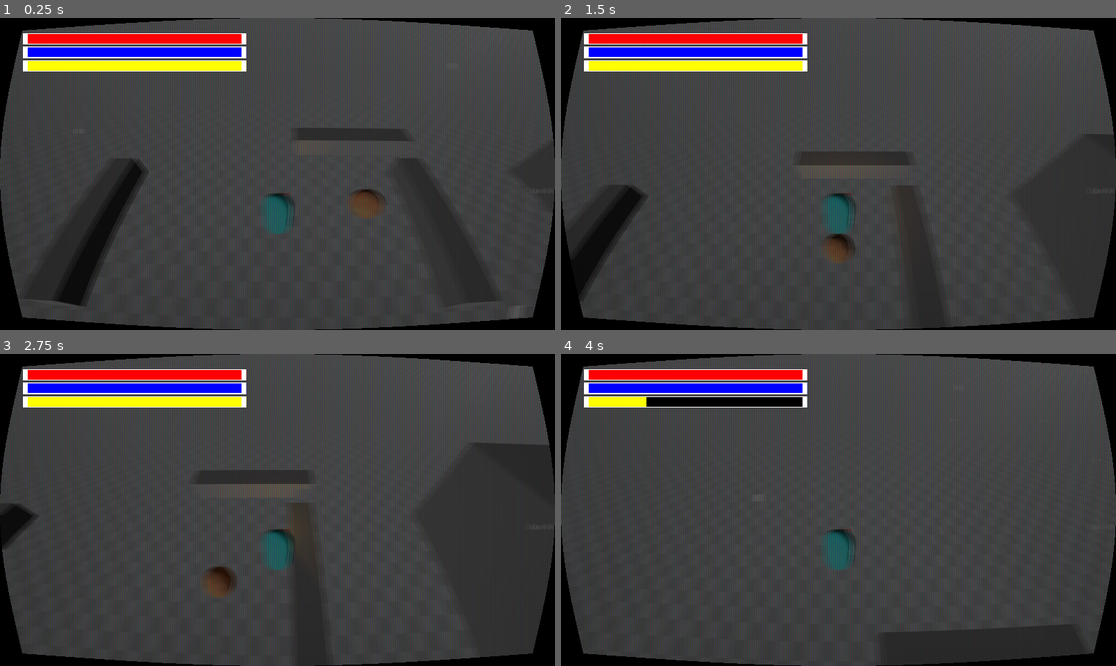
Above: before the commit, frames 1-4 (two rows, left to right).
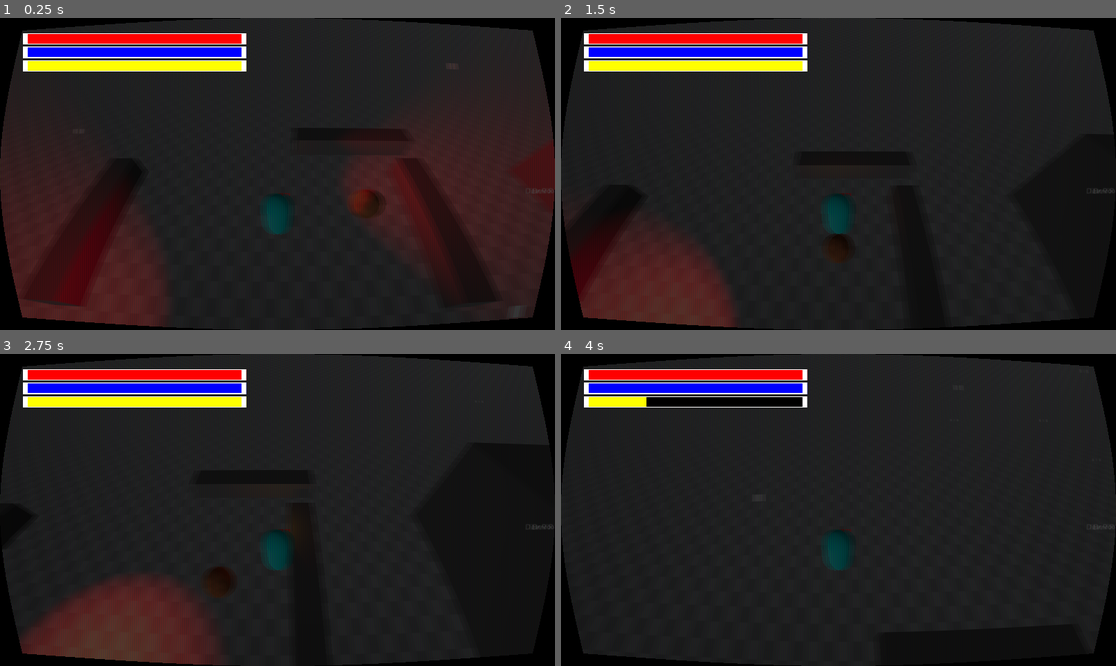
Above: after the commit, the same moments.

Repository: WoodShedGamesOfficial/GodotWildJam64
Game: Godot game, scene res://WildJam_64/LEVELS/Dev_room/JakesRoom/Dev_Room.tscn
Two runs of this game, one before a commit and one after it. Both use one fixed random seed, a clock stepped at 60 frames per second and the inputs below. This scene is started directly instead of the project's main scene.
Inputs (mouse positions are in pixels of both pictures, inside the frame that each line leads up to):
- Up to frame 1 (0.25 s): no input
- Up to frame 2 (1.5 s): move the mouse to (960, 158) at 0.52 s; hold Right (move_right) 0.53-1.28 s; tap Q (Cast) at 0.6 s; tap Space (jump) at 0.77 s; move the mouse to (727, 189) at 1.27 s; hold Down (move_down) from 1.28 s (still down); tap E (Interact) at 1.35 s
- Up to frame 3 (2.75 s): tap Space (jump) at 1.52 s; move the mouse to (333, 441) at 2.02 s; release Down (move_down) at 2.03 s; hold Right (move_right) from 2.03 s (still down); tap Ctrl (Toggle Sneak) at 2.1 s
- Up to frame 4 (4 s): move the mouse to (810, 572) at 2.77 s; release Right (move_right) at 2.78 s; hold Up (move_up) 2.78-3.53 s; tap Shift (Toggle Sprint) at 2.85 s; tap Space (jump) at 3.02, 3.77 s; move the mouse to (1005, 556) at 3.52 s; hold Left (move_left) from 3.53 s (still down); tap Q (Cast) at 3.6 s

The runs differ from the first frame. In frame 1, 88% of the frame differs, in the area x 0-100%, y 0-100%; in frame 2, 88%; in frame 3, 88%; in frame 4, 89%.

Commit message:
added siren and fog

Diff:
--- a/64_WinterHolidayThemed/WildJam_64/LEVELS/Dev_room/JakesRoom/Dev_Room.tscn
+++ b/64_WinterHolidayThemed/WildJam_64/LEVELS/Dev_room/JakesRoom/Dev_Room.tscn
@@ -1,8 +1,9 @@
-[gd_scene load_steps=12 format=3 uid="uid://dfd0gmnpshfe3"]
+[gd_scene load_steps=13 format=3 uid="uid://dfd0gmnpshfe3"]
 
 [ext_resource type="Material" uid="uid://c0txp1p4op3j1" path="res://WildJam_64/ASSETS/Enviromental/Materials/WhiteTiles.tres" id="1_yslad"]
 [ext_resource type="PackedScene" uid="uid://dqthql80cjsxs" path="res://WildJam_64/ASSETS/Characters/QueefsPlayerCharacter/player.tscn" id="2_n765u"]
 [ext_resource type="Material" uid="uid://d4ft30tldlv4r" path="res://WildJam_64/ASSETS/Enviromental/Particles/Snow.material" id="3_b6bn2"]
+[ext_resource type="PackedScene" uid="uid://cwd83pnml1nx2" path="res://WildJam_64/LEVELS/Dev_room/JakesRoom/police_siren.tscn" id="3_e63jg"]
 [ext_resource type="PackedScene" uid="uid://bs3ukt1lpfdbi" path="res://WildJam_64/ASSETS/Toys/bouncy_ball.tscn" id="4_5k1fv"]
 
 [sub_resource type="PlaneMesh" id="PlaneMesh_7cj46"]
@@ -17,6 +18,7 @@
 data = PackedVector3Array(-0.5, 0.5, 0.5, 0.5, 0.5, 0.5, -0.5, -0.5, 0.5, 0.5, 0.5, 0.5, 0.5, -0.5, 0.5, -0.5, -0.5, 0. …(500 unchanged characters)…
 
 [sub_resource type="Environment" id="Environment_a51fp"]
+tonemap_mode = 3
 volumetric_fog_enabled = true
 
 [sub_resource type="StandardMaterial3D" id="StandardMaterial3D_gyieq"]
@@ -87,6 +89,7 @@
 shape = SubResource("ConcavePolygonShape3D_4rvc7")
 
 [node name="Building" type="CSGCombiner3D" parent="Geometry/Blockout"]
+use_collision = true
 
 [node name="CSGBox3D" type="CSGBox3D" parent="Geometry/Blockout/Building"]
 transform = Transform3D(1, 0, 0, 0, 1, 0, 0, 0, 1, 14.5, 2, 0)
@@ -112,12 +115,28 @@
 [node name="Lighting" type="Node" parent="."]
 
 [node name="DirectionalLight3D" type="DirectionalLight3D" parent="Lighting"]
-transform = Transform3D(0.866025, -0.25, -0.433013, 0.390041, 0.879638, 0.272221, 0.312839, -0.404643, 0.859299, -1.00417, 6, 0)
-light_color = Color(0.870588, 0.870588, 0.870588, 1)
+transform = Transform3D(0.866025, -0.250001, -0.433013, 0.390041, 0.879638, 0.272221, 0.312839, -0.404643, 0.859299, -1.00417, 4.78068, 0)
+light_color = Color(0.27451, 0.27451, 0.27451, 1)
 light_energy = 3.101
+
+[node name="PogVolume" type="FogVolume" parent="Lighting/DirectionalLight3D"]
+transform = Transform3D(0.86962, 0.390011, 0.302743, -0.236231, 0.867123, -0.438511, -0.433539, 0.30982, 0.8462, 13.3185, -9.92125, -6.48374)
+size = Vector3(16, 2, 16)
 
 [node name="WorldEnvironment" type="WorldEnvironment" parent="Lighting"]
 environment = SubResource("Environment_a51fp")
+
+[node name="police siren" parent="Lighting" instance=ExtResource("3_e63jg")]
+transform = Transform3D(1, 0, 0, 0, 1, 0, 0, 0, 1, -0.759949, 3.67842, 3.53196)
+LIGHTPROPERTIES = Color(1, 0, 0, 1)
+
+[node name="SpotLight3D" parent="Lighting/police siren" index="0"]
+transform = Transform3D(-4.37114e-08, 0, -1, 0, 1, 0, 1, 0, -4.37114e-08, 0, -1.19061, -5.29662)
+light_energy = 16.0
+
+[node name="SpotLight3D2" parent="Lighting/police siren" index="1"]
+light_energy = 16.0
+spot_range = 4096.0
 
 [node name="Effects" type="Node" parent="."]
 
@@ -135,3 +154,5 @@
 [node name="Audio" type="Node" parent="."]
 
 [node name="AudioStreamPlayer" type="AudioStreamPlayer" parent="Audio"]
+
+[editable path="Lighting/police siren"]
--- /dev/null
+++ b/64_WinterHolidayThemed/WildJam_64/LEVELS/Dev_room/JakesRoom/police_siren.tscn
@@ -0,0 +1,31 @@
+[gd_scene load_steps=2 format=3 uid="uid://cwd83pnml1nx2"]
+
+[sub_resource type="GDScript" id="GDScript_wnkrn"]
+resource_name = "siren_script"
+script/source = "extends Node3D
+
+@export var LIGHTPROPERTIES : Color
+
+func _ready():
+	$SpotLight3D.light_color = LIGHTPROPERTIES
+	$SpotLight3D2.light_color = LIGHTPROPERTIES
+	pass
+
+# Called every frame. 'delta' is the elapsed time since the previous frame.
+func _process(delta):
+	rotate_z(0.01)
+	pass
+"
+
+[node name="police siren" type="Node3D"]
+script = SubResource("GDScript_wnkrn")
+
+[node name="SpotLight3D" type="SpotLight3D" parent="."]
+transform = Transform3D(-4.37114e-08, 0, -1, 0, 1, 0, 1, 0, -4.37114e-08, 0, 0, 0)
+light_color = Color(1, 0, 0, 1)
+spot_range = 4096.0
+
+[node name="SpotLight3D2" type="SpotLight3D" parent="."]
+transform = Transform3D(-4.37114e-08, 0, 1, 0, 1, 0, -1, 0, -4.37114e-08, 0, 0, 0)
+light_color = Color(1, 0, 0, 1)
+light_energy = 0.0
